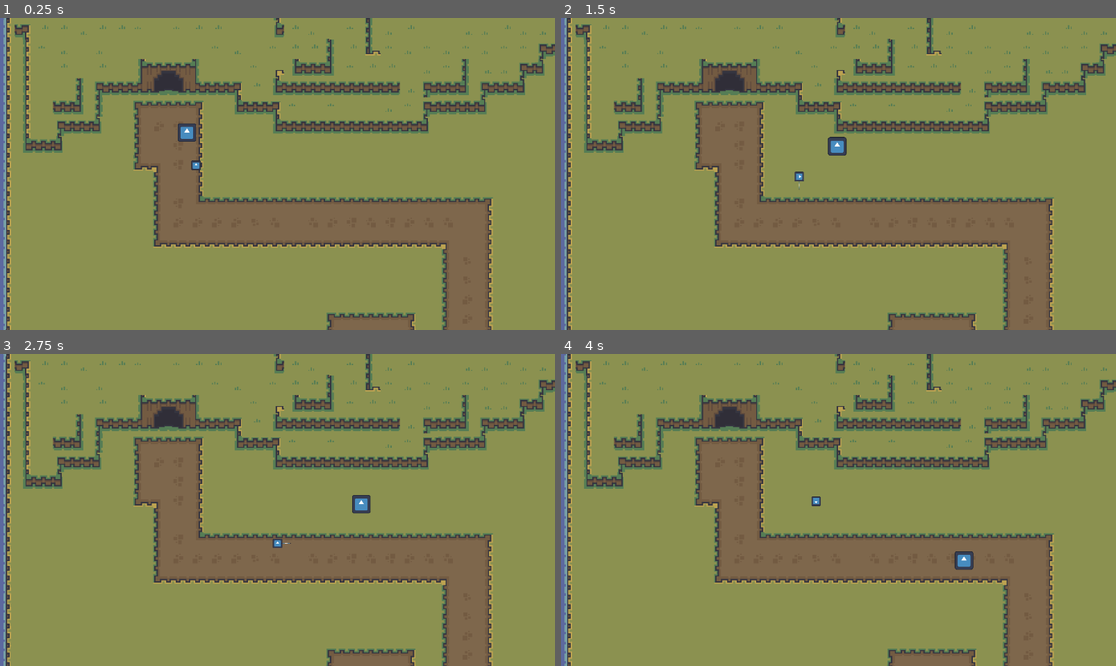
Above: before the commit, frames 1-4 (two rows, left to right).
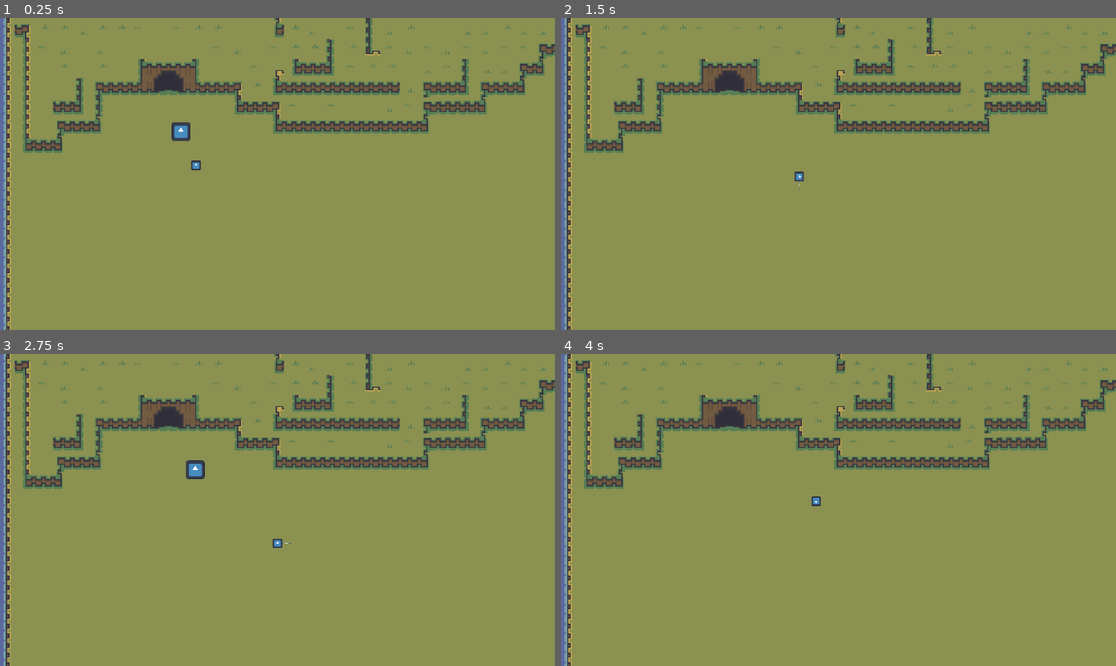
Above: after the commit, the same moments.

Repository: Quackstir/Game-Jam
Game: Godot game, scene res://Levels/CarlosTest/CarlosTestLevel.tscn
Same seed, same stepped clock (60 frames per second), same inputs: the game is played once before the commit and once after it. This scene is started directly instead of the project's main scene. The engine's default icon, where the game draws it, is replaced by a stand-in: a white triangle on a blue panel in a dark square.
Inputs:
- Up to frame 1 (0.25 s): no input
- Up to frame 2 (1.5 s): hold D (move_right) 0.53-1.28 s; hold E (interact) 0.53-1.28 s; hold S (move_down) from 1.28 s (still down); tap Q (activate_mask) at 1.35 s
- Up to frame 3 (2.75 s): tap E (interact) at 1.55 s; release S (move_down) at 2.03 s; hold D (move_right) from 2.03 s (still down); hold E (interact) from 2.03 s (still down)
- Up to frame 4 (4 s): release D (move_right) at 2.78 s; release E (interact) at 2.78 s; hold W (move_up) 2.78-3.53 s; tap E (interact) at 2.85, 3.8 s; hold A (move_left) from 3.53 s (still down); hold Q (activate_mask) from 3.53 s (still down)

The runs differ from the first frame. In frame 1, 16% of the frame differs, in the area x 24-89%, y 26-100%; in frame 2, 17%; in frame 3, 17%; in frame 4, 16%.
Error before the commit: Invalid call. Nonexistent function 'get_current_level' in base 'Nil'. (res://NPCs/Enemy/Guards/basic_guard.gd:90)
Error after the commit: Invalid call. Nonexistent function 'get_current_level' in base 'Nil'. (res://NPCs/Enemy/Guards/basic_guard.gd:88)

Commit message:
Guards die and leave a mask

Diff:
--- a/Global Game Jam 2026/GlobalGameJam2026/Levels/CarlosTest/CarlosTestLevel.tscn
+++ b/Global Game Jam 2026/GlobalGameJam2026/Levels/CarlosTest/CarlosTestLevel.tscn
@@ -1,6 +1,7 @@
 [gd_scene format=4 uid="uid://cossgt14y3mx0"]
 
 [ext_resource type="PackedScene" uid="uid://gsyphhdvtm5y" path="res://NPCs/Enemy/Guards/basic_guard.tscn" id="1_s2tio"]
+[ext_resource type="PackedScene" uid="uid://c88oye8lcig6o" path="res://Interactables/Masks/Scenes/mask_cop.tscn" id="2_68ctx"]
 [ext_resource type="TileSet" uid="uid://d36k3ubo5ecjb" path="res://Levels/ChrisTest/tile_set_forest.tres" id="2_r7pay"]
 [ext_resource type="PackedScene" uid="uid://b1ofadrugnxnw" path="res://Player/Scenes/player_character.tscn" id="3_68ctx"]
 
@@ -23,9 +24,9 @@
 rotates = false
 
 [node name="BasicGuard" parent="Guards/Path2D/PathFollow2D" unique_id=1977318214 node_paths=PackedStringArray("patrol_path", "path_follow") instance=ExtResource("1_s2tio")]
-current_dir = 2
 patrol_path = NodePath("../..")
 path_follow = NodePath("..")
+mask_to_drop = ExtResource("2_68ctx")
 
 [node name="Tiles" type="Node2D" parent="." unique_id=1933813220]
 position = Vector2(190, 85)
@@ -42,6 +43,7 @@
 tile_set = ExtResource("2_r7pay")
 
 [node name="PathLayer" type="TileMapLayer" parent="Tiles" unique_id=503547929]
+visible = false
 use_parent_material = true
 scale = Vector2(0.99999994, 0.99999994)
 tile_map_data = PackedByteArray("AAADAAMAAQAGAAIAAAAEAAMAAQAGAAEAAAAEAAQAAQAGAAEAAAADAAQAAQAEAAMAAAACAAQAAQADAAIAAAACAA …(9264 unchanged characters)…
--- a/Global Game Jam 2026/GlobalGameJam2026/NPCs/Enemy/Guards/basic_guard.gd
+++ b/Global Game Jam 2026/GlobalGameJam2026/NPCs/Enemy/Guards/basic_guard.gd
@@ -9,23 +9,16 @@
 	CHASE,
 	SEARCH,
 	RESET,
+	KNOCKED_OUT,
 }
 
-enum Dir{
-	NONE = -1,
-	UP,
-	LEFT,
-	RIGHT,
-	DOWN,
-}
-
-const PATROL_SPEED = 150
-const CHASE_SPEED = 180
+const PATROL_SPEED = 100
+const CHASE_SPEED = 150
 const TURN_SPEED = 5.0
 
-@export var current_dir: Dir = Dir.NONE
 @export var patrol_path: Path2D
 @export var path_follow: PathFollow2D
+@export var mask_to_drop: PackedScene
 
 var _current_state: State
 var _player_location: Vector2 # Last known player location
@@ -39,8 +32,10 @@
 var _old_rotation: float
 var _goal_rotation: float
 var _turn_values_set: bool
+var _dead: bool
 
 @onready var navigation_agent: NavigationAgent2D = $NavigationAgent2D
+@onready var sprite: Sprite2D = $Sprite2D
 
 func _ready():
 	_current_state = State.PATROL
@@ -49,6 +44,7 @@
 	_init_waypoint()
 	_current_speed = PATROL_SPEED
 	_turn_values_set = false
+	_dead = false
 	set_physics_process(true)
 
 
@@ -61,6 +57,8 @@
 			_turn_on_patrol(delta)
 		State.CHASE:
 			look_at(_player_location)
+		State.KNOCKED_OUT:
+			_flash_away_once()
 
 
 func _physics_process(_delta):
@@ -144,8 +142,44 @@
 
 
 func _on_vision_cone_body_entered(body):
-	_on_player_spotted(body)
+	if _current_state != State.KNOCKED_OUT:
+		_on_player_spotted(body)
 
 
 func _on_detection_area_body_entered(body):
-	_on_player_spotted(body)
+	if _current_state != State.KNOCKED_OUT:
+		_on_player_spotted(body)
+
+
+# Knock out guard
+func _on_blind_spot_area_entered(_area):
+	_knock_out()
+
+
+func _knock_out():
+	_change_state(State.KNOCKED_OUT)
+
+
+func _flash_away_once():
+	if not _dead:
+		_dead = true
+		var i = 0
+		# flash for a bit
+		while i < 9:
+			await get_tree().create_timer(0.3).timeout
+			sprite.visible = not sprite.visible
+			i += 1
+		# destroy guard and leave behind mask
+		_drop_mask_and_leave()
+
+
+func _drop_mask_and_leave():
+	var mask = mask_to_drop.instantiate()
+	mask.global_position = self.global_position
+	Global.scene_manager.get_current_level().add_child(mask)
+	patrol_path.queue_free()
+
+
+func _input(event: InputEvent) -> void:
+	if event.is_action_pressed("interact"):
+		_knock_out()
--- a/Global Game Jam 2026/GlobalGameJam2026/NPCs/Enemy/Guards/basic_guard.tscn
+++ b/Global Game Jam 2026/GlobalGameJam2026/NPCs/Enemy/Guards/basic_guard.tscn
@@ -9,6 +9,8 @@
 [sub_resource type="CircleShape2D" id="CircleShape2D_r47l6"]
 
 [sub_resource type="CircleShape2D" id="CircleShape2D_44dus"]
+
+[sub_resource type="CapsuleShape2D" id="CapsuleShape2D_44dus"]
 
 [node name="BasicGuard" type="CharacterBody2D" unique_id=1977318214]
 scale = Vector2(0.4, 0.4)
@@ -25,11 +27,12 @@
 scale = Vector2(4.4, 4.4)
 shape = SubResource("RectangleShape2D_blie3")
 
-[node name="DetectionArea" type="Area2D" parent="." unique_id=1784049656]
+[node name="CaptureArea" type="Area2D" parent="." unique_id=1784049656]
+position = Vector2(16, 0)
 collision_layer = 0
 monitorable = false
 
-[node name="CollisionShape2D" type="CollisionShape2D" parent="DetectionArea" unique_id=1821078982]
+[node name="CollisionShape2D" type="CollisionShape2D" parent="CaptureArea" unique_id=1821078982]
 scale = Vector2(7.69, 7.69)
 shape = SubResource("CircleShape2D_r47l6")
 debug_color = Color(0.8463823, 0.0009889907, 0.9098306, 0.41960785)
@@ -60,9 +63,19 @@
 debug_use_custom = true
 debug_path_custom_color = Color(1, 0, 0, 1)
 
-[connection signal="area_entered" from="DetectionArea" to="." method="_on_detection_area_area_entered"]
-[connection signal="body_entered" from="DetectionArea" to="." method="_on_detection_area_body_entered"]
+[node name="BlindSpot" type="Area2D" parent="." unique_id=493459780]
+position = Vector2(-60, 0)
+collision_layer = 32
+collision_mask = 16
+
+[node name="CollisionShape2D" type="CollisionShape2D" parent="BlindSpot" unique_id=506102102]
+scale = Vector2(7, 5)
+shape = SubResource("CapsuleShape2D_44dus")
+
+[connection signal="area_entered" from="CaptureArea" to="." method="_on_detection_area_area_entered"]
+[connection signal="body_entered" from="CaptureArea" to="." method="_on_detection_area_body_entered"]
 [connection signal="area_entered" from="VisionCone" to="." method="_on_vision_cone_area_entered"]
 [connection signal="body_entered" from="VisionCone" to="." method="_on_vision_cone_body_entered"]
 [connection signal="area_entered" from="WaypointFinder" to="." method="_on_waypoint_finder_area_entered"]
 [connection signal="velocity_computed" from="NavigationAgent2D" to="." method="_on_navigation_agent_2d_velocity_computed"]
+[connection signal="area_entered" from="BlindSpot" to="." method="_on_blind_spot_area_entered"]
--- a/Global Game Jam 2026/GlobalGameJam2026/project.godot
+++ b/Global Game Jam 2026/GlobalGameJam2026/project.godot
@@ -58,6 +58,8 @@
 2d_physics/layer_2="Enemy"
 2d_physics/layer_3="Interactables"
 2d_physics/layer_4="Waypoint"
+2d_physics/layer_5="PlayerBackstab"
+2d_physics/layer_6="GuardBlindSpot"
 
 [physics]
 
